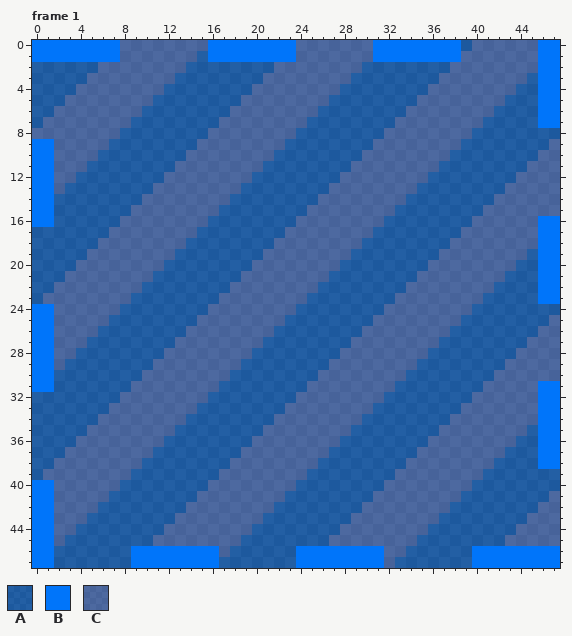
Pixel-art file: Assets/Gameplay/MovablePlatform/ButtonArea_Blue.aseprite. The picture above was drawn from the file before the commit.
48x48 pixels, 8 frames. Shown: frame 1. The commit also changed other frames, which this record leaves out.
Visible layers, top first: "Outline1", "Fill".
Palette (. is transparent): A #0075fa80  B #0075fa  C #5489f280
Pixels before, frame 1, first column x 0:
 0 BBBBBBBBCCCCCCCCBBBBBBBBCCCCCCCBBBBBBBBACCCCCCBB
 1 BBBBBBBBCCCCCCCABBBBBBBBCCCCCCCBBBBBBBBCCCCCCCBB
 2 AAAAAACCCCCCCCAAAAAAAACCCCCCCCAAAAAAAACCCCCCCCBB
 3 AAAAACCCCCCCCAAAAAAAACCCCCCCCAAAAAAAACCCCCCCCABB
 4 AAAACCCCCCCCAAAAAAAACCCCCCCCAAAAAAAACCCCCCCCAABB
 5 AAACCCCCCCCAAAAAAAACCCCCCCCAAAAAAAACCCCCCCCAAABB
 6 AACCCCCCCCAAAAAAAACCCCCCCCAAAAAAAACCCCCCCCAAAABB
 7 ACCCCCCCCAAAAAAAACCCCCCCCAAAAAAAACCCCCCCCAAAAABB
 8 CCCCCCCCAAAAAAAACCCCCCCCAAAAAAAACCCCCCCCAAAAAAAA
 9 BBCCCCCAAAAAAAACCCCCCCCAAAAAAAACCCCCCCCAAAAAAAAC
10 BBCCCCAAAAAAAACCCCCCCCAAAAAAAACCCCCCCCAAAAAAAACC
11 BBCCCAAAAAAAACCCCCCCCAAAAAAAACCCCCCCCAAAAAAAACCC
12 BBCCAAAAAAAACCCCCCCCAAAAAAAACCCCCCCCAAAAAAAACCCC
13 BBCAAAAAAAACCCCCCCCAAAAAAAACCCCCCCCAAAAAAAACCCCC
14 BBAAAAAAAACCCCCCCCAAAAAAAACCCCCCCCAAAAAAAACCCCCC
15 BBAAAAAAACCCCCCCCAAAAAAAACCCCCCCCAAAAAAAACCCCCCC
16 BBAAAAAACCCCCCCCAAAAAAAACCCCCCCCAAAAAAAACCCCCCBB
17 AAAAAAACCCCCCCCAAAAAAAACCCCCCCCAAAAAAAACCCCCCCBB
18 AAAAAACCCCCCCCAAAAAAAACCCCCCCCAAAAAAAACCCCCCCCBB
19 AAAAACCCCCCCCAAAAAAAACCCCCCCCAAAAAAAACCCCCCCCABB
20 AAAACCCCCCCCAAAAAAAACCCCCCCCAAAAAAAACCCCCCCCAABB
21 AAACCCCCCCCAAAAAAAACCCCCCCCAAAAAAAACCCCCCCCAAABB
22 AACCCCCCCCAAAAAAAACCCCCCCCAAAAAAAACCCCCCCCAAAABB
23 ACCCCCCCCAAAAAAAACCCCCCCCAAAAAAAACCCCCCCCAAAAABB
24 BBCCCCCCAAAAAAAACCCCCCCCAAAAAAAACCCCCCCCAAAAAAAA
25 BBCCCCCAAAAAAAACCCCCCCCAAAAAAAACCCCCCCCAAAAAAAAC
26 BBCCCCAAAAAAAACCCCCCCCAAAAAAAACCCCCCCCAAAAAAAACC
27 BBCCCAAAAAAAACCCCCCCCAAAAAAAACCCCCCCCAAAAAAAACCC
28 BBCCAAAAAAAACCCCCCCCAAAAAAAACCCCCCCCAAAAAAAACCCC
29 BBCAAAAAAAACCCCCCCCAAAAAAAACCCCCCCCAAAAAAAACCCCC
30 BBAAAAAAAACCCCCCCCAAAAAAAACCCCCCCCAAAAAAAACCCCCC
31 BBAAAAAAACCCCCCCCAAAAAAAACCCCCCCCAAAAAAAACCCCCBB
32 AAAAAAAACCCCCCCCAAAAAAAACCCCCCCCAAAAAAAACCCCCCBB
33 AAAAAAACCCCCCCCAAAAAAAACCCCCCCCAAAAAAAACCCCCCCBB
34 AAAAAACCCCCCCCAAAAAAAACCCCCCCCAAAAAAAACCCCCCCCBB
35 AAAAACCCCCCCCAAAAAAAACCCCCCCCAAAAAAAACCCCCCCCABB
36 AAAACCCCCCCCAAAAAAAACCCCCCCCAAAAAAAACCCCCCCCAABB
37 AAACCCCCCCCAAAAAAAACCCCCCCCAAAAAAAACCCCCCCCAAABB
38 AACCCCCCCCAAAAAAAACCCCCCCCAAAAAAAACCCCCCCCAAAABB
39 ACCCCCCCCAAAAAAAACCCCCCCCAAAAAAAACCCCCCCCAAAAAAA
40 BBCCCCCCAAAAAAAACCCCCCCCAAAAAAAACCCCCCCCAAAAAAAA
41 BBCCCCCAAAAAAAACCCCCCCCAAAAAAAACCCCCCCCAAAAAAAAC
42 BBCCCCAAAAAAAACCCCCCCCAAAAAAAACCCCCCCCAAAAAAAACC
43 BBCCCAAAAAAAACCCCCCCCAAAAAAAACCCCCCCCAAAAAAAACCC
44 BBCCAAAAAAAACCCCCCCCAAAAAAAACCCCCCCCAAAAAAAACCCC
45 BBCAAAAAAAACCCCCCCCAAAAAAAACCCCCCCCAAAAAAAACCCCC
46 BBAAAAAAABBBBBBBBCAAAAAABBBBBBBBCCAAAAAABBBBBBBB
47 BBAAAAAAABBBBBBBBAAAAAAABBBBBBBBCAAAAAAABBBBBBBB
Once edited:
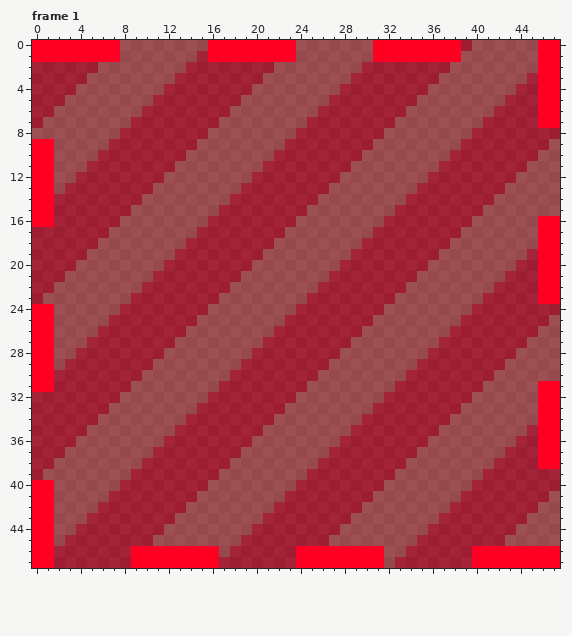
Edits made:
layer "Fill_Red" added
layer "Outline_Red" added
layer "Fill" removed
layer "Outline1" removed
colour A: #0075fa80 -> #ff002280
colour B: #0075fa -> #ff0022
colour C: #5489f280 -> #f3585880
